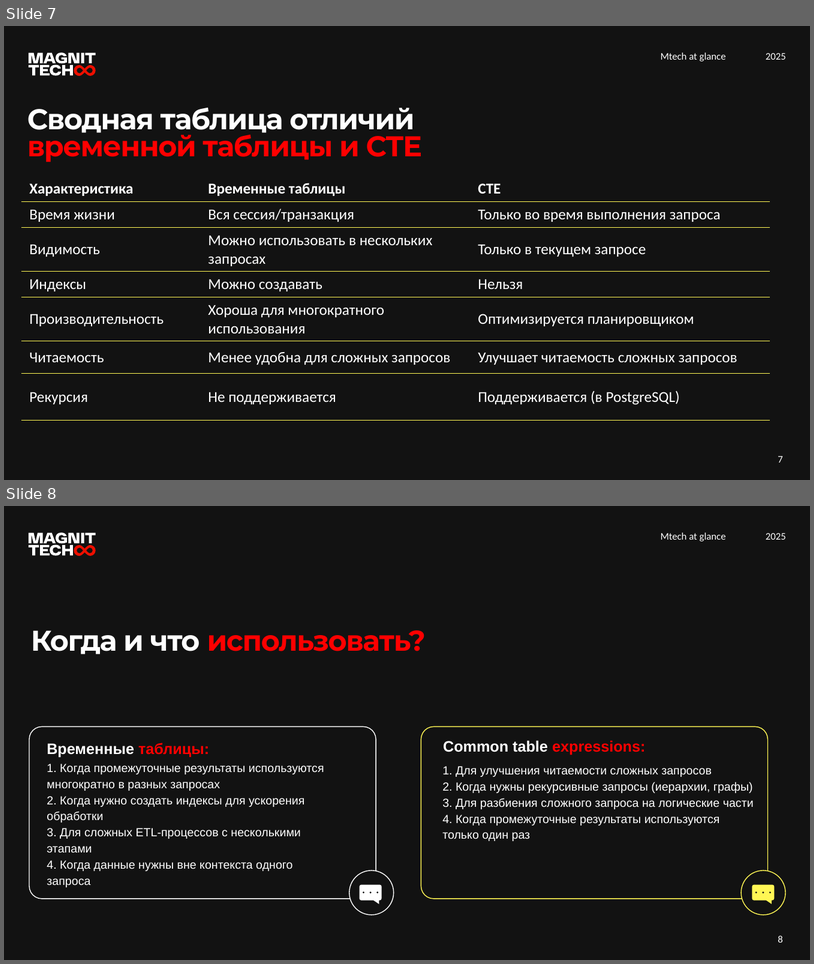
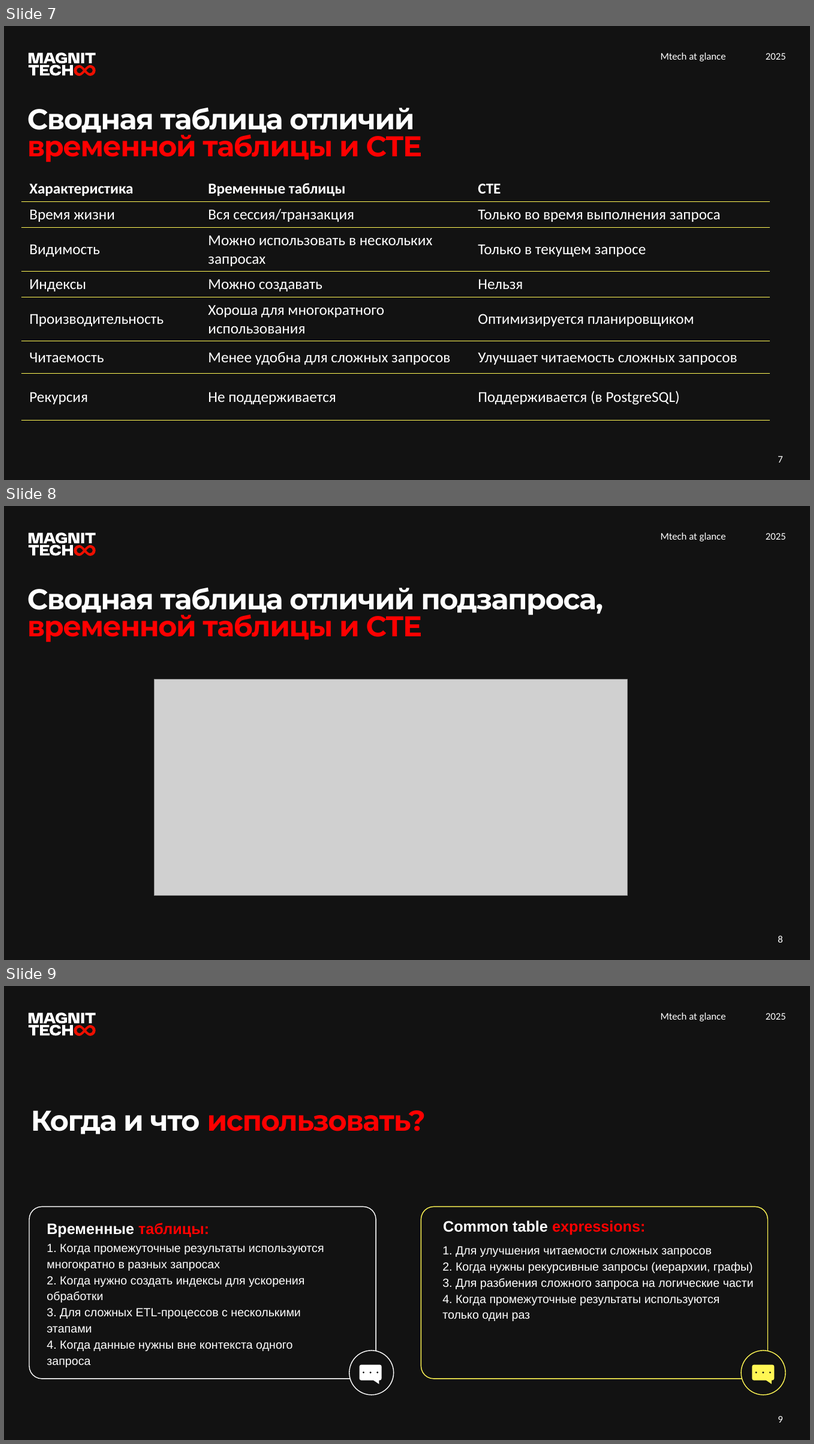
Before and after one commit to sql-for-students-2025/sql_course, a slide deck: lesson7/Занятие 7.pptx. Shown one above the other, each under a label of ours: slides 7 and 8 before the commit, slides 7, 8 and 9 after it. The pictures are 814x964 and 814x1444 pixels, drawn with LibreOffice and Linux fonts; fonts in the diff are those of the drawing; grey boxes stand for pictures. Boxes give left, top, right and bottom in pixels: in the first picture for what was removed or moved away, otherwise in the second. Text is boxed around its words. In the diff, an @@ line names an element or a change of style, - is before the commit and + after.

```diff
--- a/lesson7/Занятие 7.pptx
+++ b/lesson7/Занятие 7.pptx
@@ slide 8 added at (4, 506, 810, 960), background #121212; not listed: 13 template elements that a slide beside it also shows @@
@@ text added at (27, 588, 603, 642), 34 pt, text #FFFFFF, bold @@
+Сводная таблица отличий подзапроса,
+временной таблицы и СТЕ
@@ picture added at (155, 679, 628, 895) @@
@@ page number added at (778, 935, 783, 942), 12 pt, text #FFFFFF @@
+8
@@ what was slide 8 is now slide 9 @@
@@ page number at (778, 1416, 783, 1422): text changed @@
-8
+9
```
Also in this commit, not shown: 3 other files.
